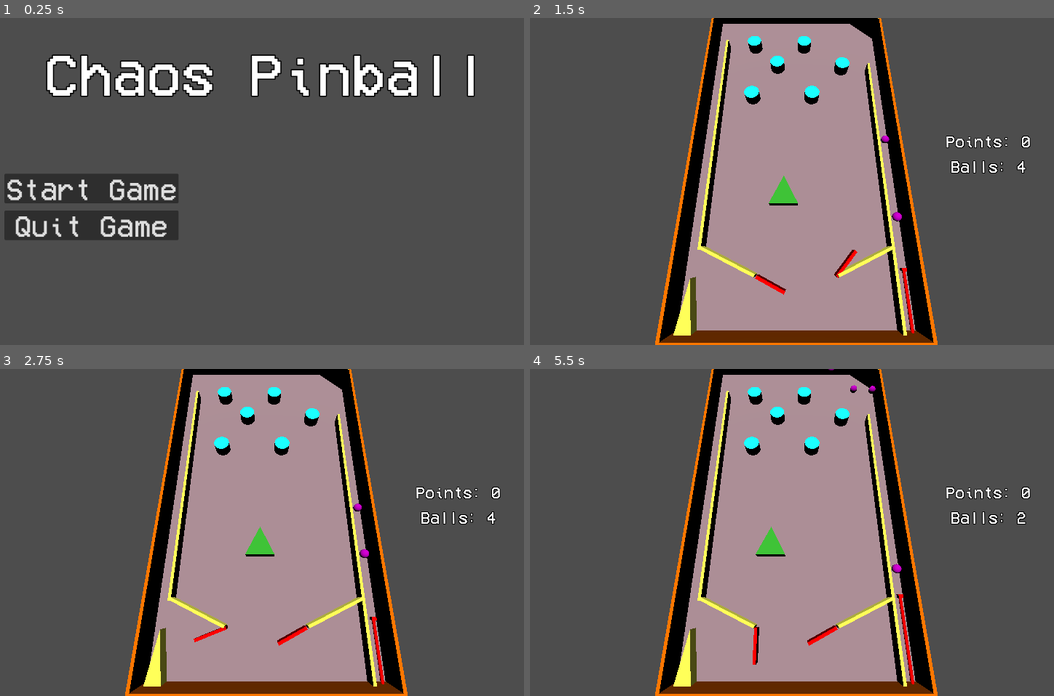
Above: before the commit, frames 1-4 (two rows, left to right).
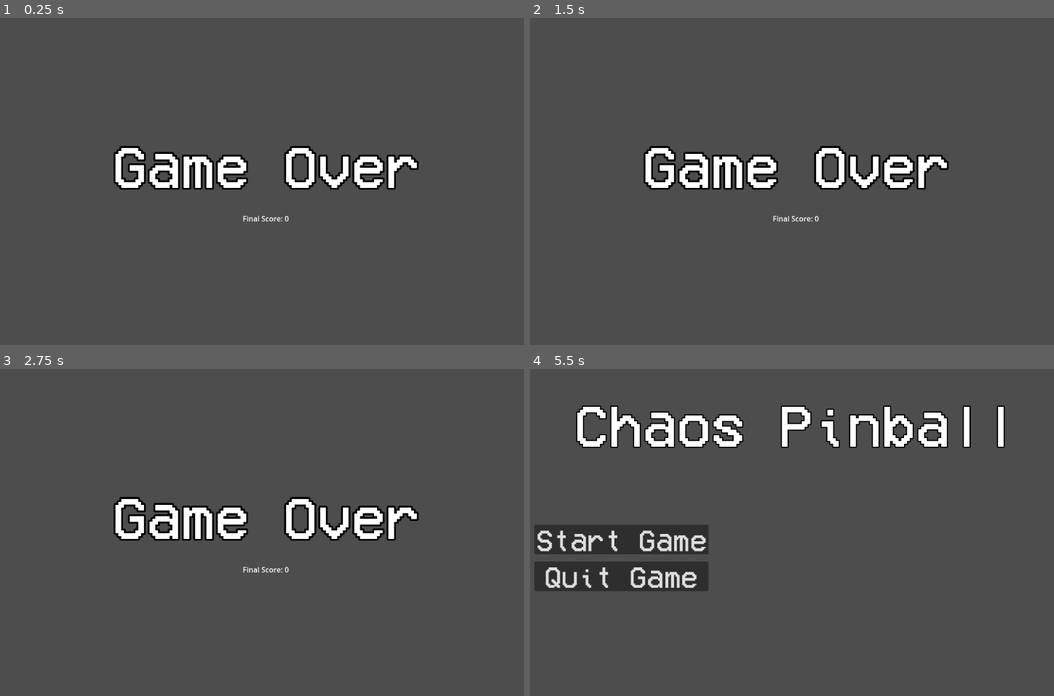
Above: after the commit, the same moments.

Repository: DrOtter3000/chaospinball
Game: Godot game, scene res://menu.tscn
Two runs of this game, one before a commit and one after it. Both use one fixed random seed, a clock stepped at 60 frames per second and the inputs below. This scene is started directly instead of the project's main scene.
Inputs (mouse positions are in pixels of both pictures, inside the frame that each line leads up to):
- Up to frame 1 (0.25 s): no input
- Up to frame 2 (1.5 s): click (619, 188) at 0.5 s, where only the run before the commit has a clickable "Start Game"; tap Enter (newball) at 1.25 s; hold D (right) from 1.28 s (still down); tap Space (fire) at 1.35 s
- Up to frame 3 (2.75 s): release D (right) at 2.03 s; hold A (left) from 2.03 s (still down); tap Space (fire) at 2.1 s
- Up to frame 4 (5.5 s): release A (left) at 2.78 s; hold Enter (newball) 2.78-3.53 s; hold D (right) 2.78-4.28 s; tap Space (fire) at 3.05, 3.6, 4.35, 5.3 s; hold A (left) from 4.28 s (still down); tap Enter (newball) at 5.1 s

The runs differ from the first frame. In frame 1, 14% of the frame differs, in the area x 0-91%, y 11-68%; in frame 2, 45%; in frame 3, 45%; in frame 4, 51%, in the area x 0-96%, y 0-100%.

Commit message:
add game over

Diff:
--- /dev/null
+++ b/GameOverScreen.gd
@@ -0,0 +1,20 @@
+extends Control
+
+
+var ready_to_skip = false
+
+# Called when the node enters the scene tree for the first time.
+func _ready():
+	$CenterContainer/VBoxContainer/HBoxContainer/VBoxContainer/LblFinalScore.text = "Final Score: " + str(Gamemanager.points)
+	$CenterContainer/VBoxContainer/HBoxContainer/VBoxContainer/LblContinue.visible = false
+
+
+func _process(delta):
+	if ready_to_skip:
+		if Input.is_action_just_pressed("fire"):
+			get_tree().change_scene_to_file("res://menu.tscn")
+
+
+func _on_continue_timer_timeout():
+	ready_to_skip = true
+	$CenterContainer/VBoxContainer/HBoxContainer/VBoxContainer/LblContinue.visible = true
--- a/game.gd
+++ b/game.gd
@@ -2,6 +2,11 @@
 
 
 @export var newBall :PackedScene
+
+
+func ready():
+	print("ready")
+	get_tree().call_group("GUI", "update_LblBalls")
 
 
 func _input(event):
--- /dev/null
+++ b/game_over_screen.tscn
@@ -0,0 +1,56 @@
+[gd_scene load_steps=3 format=3 uid="uid://dsp8gul8c7mdb"]
+
+[ext_resource type="Script" path="res://GameOverScreen.gd" id="1_6k517"]
+[ext_resource type="FontFile" uid="uid://b05abb6xberv3" path="res://Fonts/VCR_OSD_MONO.ttf" id="2_geolh"]
+
+[node name="GameOverScreen" type="Control"]
+layout_mode = 3
+anchors_preset = 15
+anchor_right = 1.0
+anchor_bottom = 1.0
+grow_horizontal = 2
+grow_vertical = 2
+script = ExtResource("1_6k517")
+
+[node name="CenterContainer" type="CenterContainer" parent="."]
+layout_mode = 1
+anchors_preset = 15
+anchor_right = 1.0
+anchor_bottom = 1.0
+grow_horizontal = 2
+grow_vertical = 2
+
+[node name="VBoxContainer" type="VBoxContainer" parent="CenterContainer"]
+layout_mode = 2
+theme_override_constants/separation = 50
+alignment = 1
+
+[node name="LblGameOverText" type="Label" parent="CenterContainer/VBoxContainer"]
+layout_mode = 2
+theme_override_colors/font_outline_color = Color(0, 0, 0, 1)
+theme_override_constants/outline_size = 16
+theme_override_fonts/font = ExtResource("2_geolh")
+theme_override_font_sizes/font_size = 128
+text = "Game Over"
+
+[node name="HBoxContainer" type="HBoxContainer" parent="CenterContainer/VBoxContainer"]
+layout_mode = 2
+alignment = 1
+
+[node name="VBoxContainer" type="VBoxContainer" parent="CenterContainer/VBoxContainer/HBoxContainer"]
+layout_mode = 2
+theme_override_constants/separation = 16
+
+[node name="LblFinalScore" type="Label" parent="CenterContainer/VBoxContainer/HBoxContainer/VBoxContainer"]
+layout_mode = 2
+text = "Final Score: 00000000000"
+
+[node name="LblContinue" type="Label" parent="CenterContainer/VBoxContainer/HBoxContainer/VBoxContainer"]
+layout_mode = 2
+text = "Press 'Space' to continue"
+
+[node name="ContinueTimer" type="Timer" parent="."]
+wait_time = 5.0
+autostart = true
+
+[connection signal="timeout" from="ContinueTimer" to="." method="_on_continue_timer_timeout"]
--- a/gamemanager.gd
+++ b/gamemanager.gd
@@ -3,7 +3,8 @@
 
 var points = 0
 var balls = 0
-var balls_ready = 5
+var balls_ready = 0
+var gameover = false
 
 
 func add_points(value):
@@ -17,9 +18,10 @@
 
 
 func _process(delta):
-	if balls <= 0 and balls_ready <= 0:
+	if balls <= 0 and balls_ready <= 0 and !gameover:
+		gameover = true
 		game_over()
 
 
 func game_over():
-	print("game_over")
+	get_tree().change_scene_to_file("res://game_over_screen.tscn")
--- a/machine.tscn
+++ b/machine.tscn
@@ -126,9 +126,20 @@
 "fire": SubResource("Animation_ndqnw")
 }
 
-[sub_resource type="Animation" id="Animation_xk1m2"]
-resource_name = "new_animation"
-length = 3.0
+[sub_resource type="Animation" id="Animation_lsjj4"]
+length = 0.001
+tracks/0/type = "value"
+tracks/0/imported = false
+tracks/0/enabled = true
+tracks/0/path = NodePath("TriangleOfFun:position")
+tracks/0/interp = 1
+tracks/0/loop_wrap = true
+tracks/0/keys = {
+"times": PackedFloat32Array(0),
+"transitions": PackedFloat32Array(1),
+"update": 0,
+"values": [Vector3(0, 2.5, -21.1616)]
+}
 
 [sub_resource type="Animation" id="Animation_ylgmo"]
 resource_name = "animate_triangle"
@@ -147,20 +158,9 @@
 "values": [Vector3(-20, 2.5, -21.162), Vector3(20, 2.5, -21.162)]
 }
 
-[sub_resource type="Animation" id="Animation_lsjj4"]
-length = 0.001
-tracks/0/type = "value"
-tracks/0/imported = false
-tracks/0/enabled = true
-tracks/0/path = NodePath("TriangleOfFun:position")
-tracks/0/interp = 1
-tracks/0/loop_wrap = true
-tracks/0/keys = {
-"times": PackedFloat32Array(0),
-"transitions": PackedFloat32Array(1),
-"update": 0,
-"values": [Vector3(0, 2.5, -21.1616)]
-}
+[sub_resource type="Animation" id="Animation_xk1m2"]
+resource_name = "new_animation"
+length = 3.0
 
 [sub_resource type="AnimationLibrary" id="AnimationLibrary_4l7gr"]
 _data = {
--- a/menu.gd
+++ b/menu.gd
@@ -1,9 +1,10 @@
 extends Control
 
 
-
-
 func _on_btn_start_pressed():
+	Gamemanager.balls_ready = 5
+	Gamemanager.gameover = false
+	Gamemanager.points = 0
 	get_tree().change_scene_to_file("res://game.tscn")
 
 
